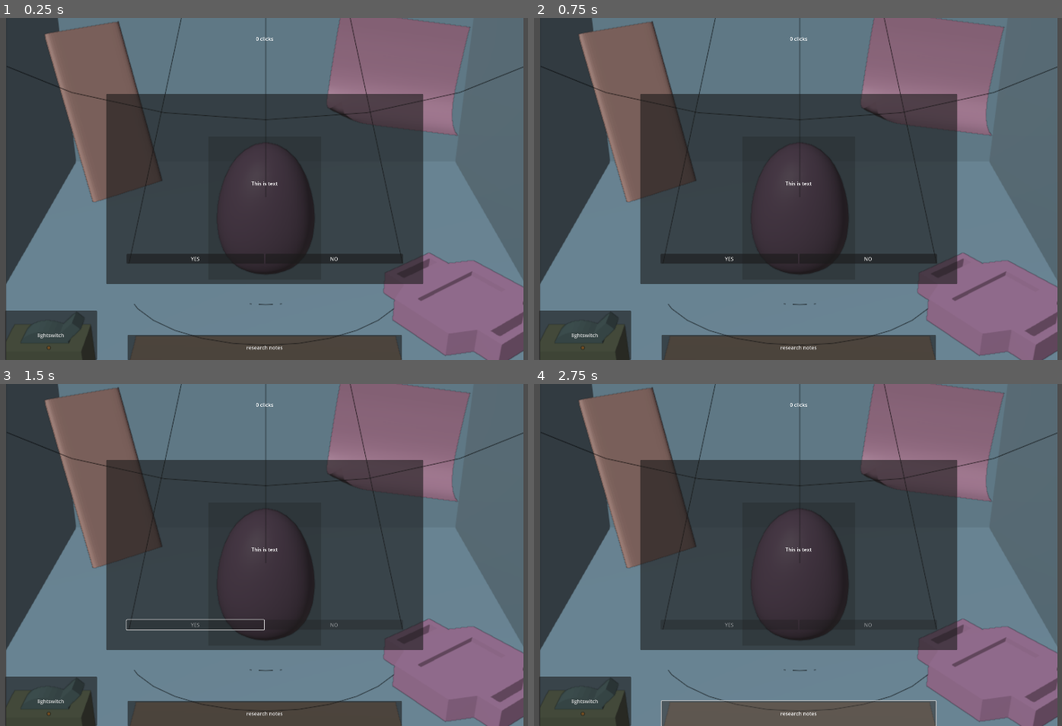
Above: before the commit, frames 1-4 (two rows, left to right).
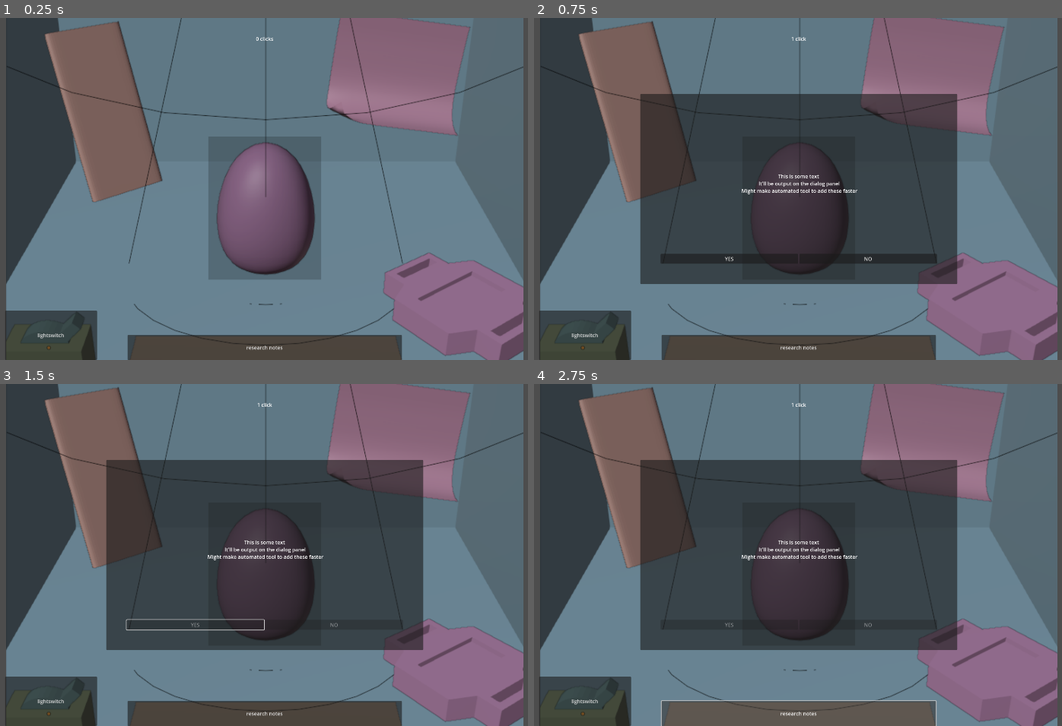
Above: after the commit, the same moments.

Repository: 100-Devs-1-Game/TheHatchery
Game: Godot game, scene res://scenes/game.tscn
The game is run twice, just before and just after one commit, with the same random seed, the same clock (stepped at 60 frames per second) and the same inputs.
Inputs (mouse positions are in pixels of both pictures, inside the frame that each line leads up to):
- Up to frame 1 (0.25 s): no input
- Up to frame 2 (0.75 s): click (798, 209) at 0.5 s
- Up to frame 3 (1.5 s): click "YES" at 1.25 s
- Up to frame 4 (2.75 s): click "research notes" at 2 s

The runs differ from the first frame. In frame 1, 33% of the frame differs, in the area x 20-81%, y 22-78%; in frame 2, 0.3%; in frame 3, 0.3%; in frame 4, 0.3%.

Commit message:
Dialog and click event system

Diff:
--- a/src/scenes/game.tscn
+++ b/src/scenes/game.tscn
@@ -138,6 +138,7 @@
 text = "lightswitch"
 
 [node name="Dialog" parent="." instance=ExtResource("4_lbhrr")]
+visible = false
 layout_mode = 1
 
 [connection signal="pressed" from="ClickTarget" to="." method="_on_click_target_pressed"]
--- a/src/scripts/dialog_panel.gd
+++ b/src/scripts/dialog_panel.gd
@@ -25,6 +25,7 @@
 
 
 func display_text(index: int):
+	show()
 	#grab the string from Data and set label text to fetched string
 	var fetched = Data.DIALOGS.get(index)
 	if fetched:
--- a/src/scripts/game.gd
+++ b/src/scripts/game.gd
@@ -8,6 +8,10 @@
 
 @onready var event1 = Data.array_eventtemplatetext
 
+@onready var click_counter: Label = $ClickCounter
+@onready var darkness: ColorRect = $Darkness
+@onready var dialog: Control = $Dialog
+
 
 #func _ready():
 	#dark = true
@@ -17,9 +21,9 @@
 	# NOTE: DISPLAYS CURRENT CLICK VALUE
 	#$Label.text = "%d clicks" % int(clicks)
 	if clicks == 1:
-		$ClickCounter.text = str(clicks) + " click"
+		click_counter.text = str(clicks) + " click"
 	else:
-		$ClickCounter.text = str(clicks) + " clicks"
+		click_counter.text = str(clicks) + " clicks"
 
 	#richtext.visibility += 1
 
@@ -34,7 +38,7 @@
 		##manual resetting on lightswitch
 		#$Darkness.visible = true
 		##reset click count
-	$Darkness.visible = !$Darkness.visible
+	darkness.visible = !darkness.visible
 
 
 func _on_click_target_pressed():
@@ -42,32 +46,31 @@
 	print("you clicked " + str(clicks) + " time/s")
 
 	# NOTE: CLICK VALUE-BASED EVENT TEMPLATE
-	if clicks == 100:
-		print("you reached 100")
-		event_template(event1)
+	if Data.DIALOGS.keys().has(clicks):
+		dialog.activate_dialog.emit(clicks)
 
-
-func event_template(event1):
-	print("event 1 triggered")
-	#NOTE: PROXY PSEUDOCODE
-	#eggclickable = false
-	#textindex = 1
-	#textcontainer.visibility = true
-	#richtext.text = event1[textindex]
-	#if richtext.visibility_ratio == 1
-		#progress text on click
-	#if textindex > event1.size
-		#textcontainer.visibility = false
-	#eggclickable = true
-
-	#TODO:
-	# MAKE TEMPLATE FOR TEXT SECTIONS
-	## NEEDS TO BE ABLE TO;
-	### DISPLAY TEXT FROM THE MATCHING ARRAY/DICTIONARY IN DATA SCRIPT
-	### DISPLAY AND ACT BASED ON 'YES/NO' CHOICE OPTIONS
-	#### ON A 'NO' THE GAME WILL END AND THE EGG WILL 'HATCH' ON THE DATE/TIME GIVEN IN DATA (TBD)
-	#### ON A 'YES' THE GAME'S END AND 'HATCH' DATE/TIME WILL EXTEND
-	### DISPLAY A NEW OBJECT IN THE INCUBATOR IF 'YES' IS CHOSEN
+# NOTE (Galesy): Not needed
+#func event_template(event1):
+	#print("event 1 triggered")
+	##NOTE: PROXY PSEUDOCODE
+	##eggclickable = false
+	##textindex = 1
+	##textcontainer.visibility = true
+	##richtext.text = event1[textindex]
+	##if richtext.visibility_ratio == 1
+		##progress text on click
+	##if textindex > event1.size
+		##textcontainer.visibility = false
+	##eggclickable = true
+	#
+	##TODO:
+	## MAKE TEMPLATE FOR TEXT SECTIONS
+	### NEEDS TO BE ABLE TO;
+	#### DISPLAY TEXT FROM THE MATCHING ARRAY/DICTIONARY IN DATA SCRIPT
+	#### DISPLAY AND ACT BASED ON 'YES/NO' CHOICE OPTIONS
+	##### ON A 'NO' THE GAME WILL END AND THE EGG WILL 'HATCH' ON THE DATE/TIME GIVEN IN DATA (TBD)
+	##### ON A 'YES' THE GAME'S END AND 'HATCH' DATE/TIME WILL EXTEND
+	#### DISPLAY A NEW OBJECT IN THE INCUBATOR IF 'YES' IS CHOSEN
 
 
 func _on_research_notes_pressed():
